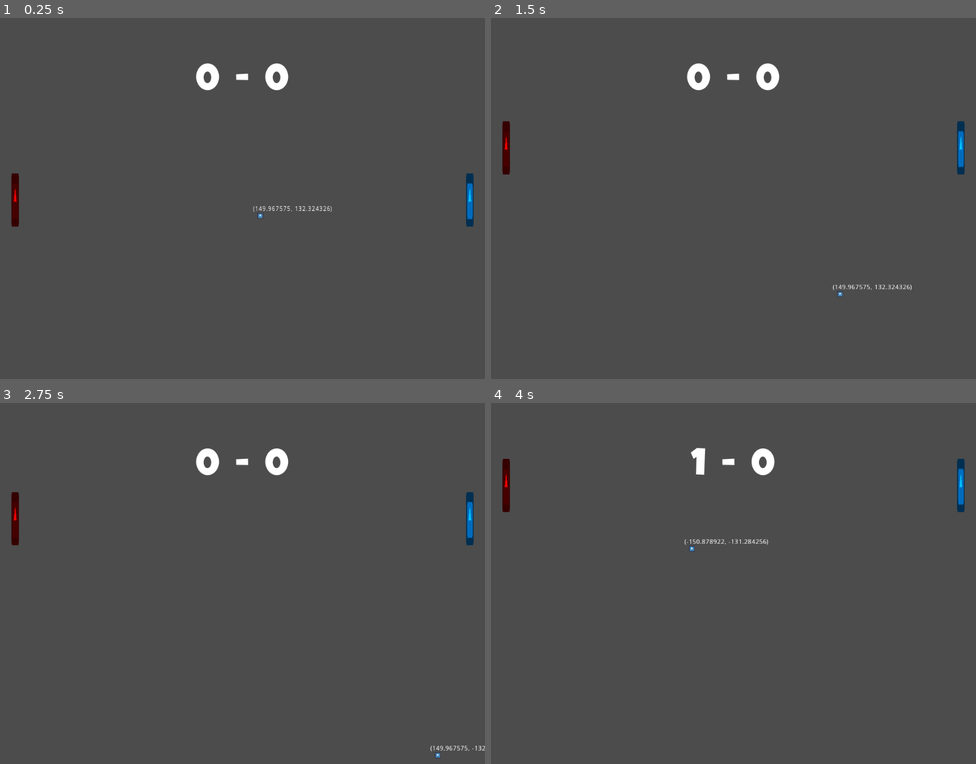
Above: before the commit, frames 1-4 (two rows, left to right).
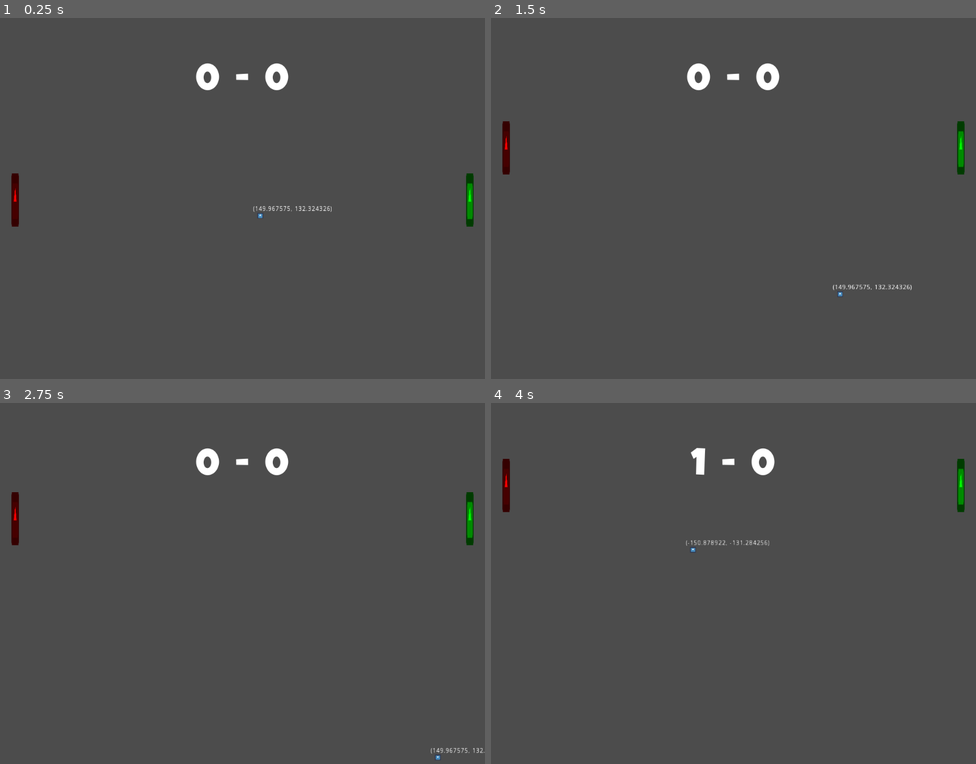
Above: after the commit, the same moments.

Repository: lpabion/pong-revival
Game: Godot game, scene res://main/Main.tscn
Same seed, same stepped clock (60 frames per second), same inputs: the game is played once before the commit and once after it. The engine's default icon, where the game draws it, is replaced by a stand-in: a white triangle on a blue panel in a dark square.
Inputs:
- Up to frame 1 (0.25 s): no input
- Up to frame 2 (1.5 s): hold Up (ui_up) 0.53-1.28 s; hold Down (ui_down) from 1.28 s (still down)
- Up to frame 3 (2.75 s): release Down (ui_down) at 2.03 s; hold Up (ui_up) from 2.03 s (still down)
- Up to frame 4 (4 s): release Up (ui_up) at 3.53 s; hold Down (ui_down) from 3.53 s (still down)

The runs differ from the first frame. In frame 1, 0.2% of the frame differs, in the area x 96-98%, y 43-58%; in frame 2, 0.2%; in frame 3, 0.3%; in frame 4, 0.4%, in the area x 39-98%, y 15-42%.

Commit message:
rackets as scenes

Diff:
--- a/Main.gd
+++ b/Main.gd
@@ -1,9 +1,34 @@
 extends Node2D
 
 var score = [0, 0]
+var racket = preload("res://racket/racket.tscn")
 
 func _init():
     randomize()
 
+
 func _ready():
-    pass
+    spawn_rackets()
+    spawn_walls()
+
+func spawn_walls():
+    var top_wall = StaticBody2D.new()
+    var top_wall_poly = CollisionPolygon2D.new()
+    top_wall_poly.polygon = PoolVector2Array([Vector2(0, 0), Vector2(0, -16), Vector2(1024, -16), Vector2(1024, 0)])
+    top_wall.add_child(top_wall_poly)
+    self.add_child(top_wall)
+
+    var bottom_wall = StaticBody2D.new()
+    var bottom_wall_poly = CollisionPolygon2D.new()
+    bottom_wall_poly.polygon = PoolVector2Array([Vector2(0, 768), Vector2(1024, 768), Vector2(1024, 768), Vector2(0, 768)])
+    bottom_wall.add_child(bottom_wall_poly)
+    self.add_child(bottom_wall)
+
+func spawn_rackets():
+    var player_racket = racket.instance()
+    player_racket.initialize(Vector2(32, 384), Color(1, 0, 0))
+    self.add_child(player_racket)
+
+    var ai_racket = racket.instance()
+    ai_racket.initialize(Vector2(992, 384), Color(0, 1, 0))
+    self.add_child(ai_racket)
--- a/main/Main.tscn
+++ b/main/Main.tscn
@@ -1,64 +1,21 @@
-[gd_scene load_steps=10 format=2]
+[gd_scene load_steps=7 format=2]
 
 [ext_resource path="res://Main.gd" type="Script" id=1]
-[ext_resource path="res://icon.png" type="Texture" id=2]
-[ext_resource path="res://player/player.gd" type="Script" id=3]
 [ext_resource path="res://ball/ball.tscn" type="PackedScene" id=4]
 [ext_resource path="res://main/score.gd" type="Script" id=5]
 [ext_resource path="res://fonts/LuckiestGuy-Regular.ttf" type="DynamicFontData" id=6]
 
 [sub_resource type="RectangleShape2D" id=1]
-extents = Vector2( 8, 56 )
-
-[sub_resource type="RectangleShape2D" id=2]
 extents = Vector2( 400, 16 )
 
-[sub_resource type="DynamicFont" id=3]
+[sub_resource type="DynamicFont" id=2]
 size = 80
 font_data = ExtResource( 6 )
 
 [node name="main" type="Node2D"]
 script = ExtResource( 1 )
 
-[node name="player1" type="KinematicBody2D" parent="." groups=[
-"rackets",
-]]
-position = Vector2( 32, 384 )
-script = ExtResource( 3 )
-
-[node name="player_spr" type="Sprite" parent="player1"]
-modulate = Color( 1, 0, 0, 1 )
-self_modulate = Color( 1, 0, 0, 1 )
-position = Vector2( 0, -9.53674e-07 )
-scale = Vector2( 0.25, 1.75 )
-texture = ExtResource( 2 )
-
-[node name="CollisionShape2D" type="CollisionShape2D" parent="player1"]
-shape = SubResource( 1 )
-
-[node name="player2" type="KinematicBody2D" parent="." groups=[
-"rackets",
-]]
-position = Vector2( 992, 384 )
-script = ExtResource( 3 )
-
-[node name="player_spr" type="Sprite" parent="player2"]
-modulate = Color( 0, 0.882353, 1, 1 )
-self_modulate = Color( 0, 0.882353, 1, 1 )
-position = Vector2( 0, -9.53674e-07 )
-scale = Vector2( 0.25, 1.75 )
-texture = ExtResource( 2 )
-
-[node name="CollisionShape2D" type="CollisionShape2D" parent="player2"]
-shape = SubResource( 1 )
-
 [node name="walls" type="StaticBody2D" parent="."]
-
-[node name="top_wall" type="CollisionPolygon2D" parent="walls"]
-polygon = PoolVector2Array( 0, 0, 0, -16, 1024, -16, 1024, 0 )
-
-[node name="bottom_wall" type="CollisionPolygon2D" parent="walls"]
-polygon = PoolVector2Array( 0, 752, 1024, 752, 1024, 768, 0, 768 )
 
 [node name="left_wall" type="Area2D" parent="walls"]
 __meta__ = {
--- a/player/player.gd
+++ b/player/player.gd
@@ -5,6 +5,10 @@
 
 func _ready():
     pass # Replace with function body.
+
+func initialize(pos, color_mod):
+    self.position = pos
+    $racket_spr.modulate = Color(color_mod)
 
 func _process(delta):
     velocity = Vector2(0, 0)
--- /dev/null
+++ b/racket/racket.tscn
@@ -0,0 +1,20 @@
+[gd_scene load_steps=4 format=2]
+
+[ext_resource path="res://player/player.gd" type="Script" id=1]
+[ext_resource path="res://icon.png" type="Texture" id=2]
+
+[sub_resource type="RectangleShape2D" id=1]
+extents = Vector2( 8, 56 )
+
+[node name="racket" type="KinematicBody2D" groups=[
+"rackets",
+]]
+script = ExtResource( 1 )
+
+[node name="racket_spr" type="Sprite" parent="."]
+position = Vector2( 0, -9.53674e-07 )
+scale = Vector2( 0.25, 1.75 )
+texture = ExtResource( 2 )
+
+[node name="CollisionShape2D" type="CollisionShape2D" parent="."]
+shape = SubResource( 1 )
Not shown: 3 places in main/Main.tscn that only renumber resources
